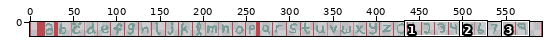
Pixel-art file, stored at src/assets/art/font_small.aseprite. The picture above shows the old version from afar; the outline marks the close-up.
Close-up. Before the commit:
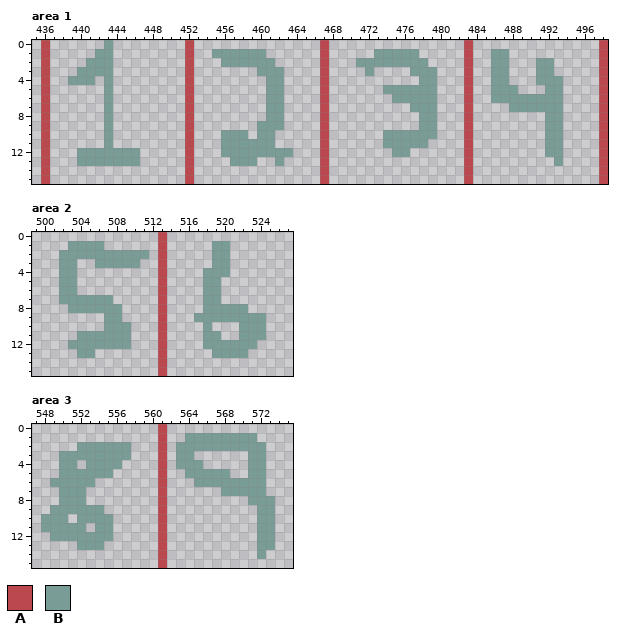
592x16 pixels, 1 frame. Shown: area 1: x 435..498, y 0..15; area 2: x 499..527, y 0..15; area 3: x 547..575, y 0..15.
Palette (. is transparent): A #bb474f  B #7a9c96
Pixels before, area 1, first column x 436:
 0 A......B........A..............A...............A..............A
 1 A.....BB........A..BBBBBB......A.....BBBBB.....A..BB..........A
 2 A....BBB........A...BBBBBB.....A...BBBBBBBB....A..BB...BB.....A
 3 A...BBBB........A.......BBB....A....B....BBB...A..BB...BB.....A
 4 A..BBB.B........A........BB....A..........BB...A..BB...BBB....A
 5 A......B........A........BB....A......BBBBBB...A..BBB...BB....A
 6 A......B........A........BB....A.......BBBBB...A..BBBBBBBB....A
 7 A......B........A........BB....A.........BBB...A....BBBBBB....A
 8 A......B........A........BB....A..........BB...A........BB....A
 9 A......B........A.......BBB....A..........BB...A........BB....A
10 A......B........A...BBB.BB.....A......BBBBBB...A........BB....A
11 A......B........A...BBBBBB.....A......BBBBB....A........BB....A
12 A...BBBBBBB.....A...BBBBBBBB...A.......BB......A........BB....A
13 A...BBBBBBB.....A....BBB..B....A...............A.........B....A
14 A...............A..............A...............A..............A
15 A...............A..............A...............A..............A
Pixels before, area 2, first column x 502:
 0 ...........A...........
 1 .BBBB......A.....BB....
 2 BBBBBBBBBB.A.....BB....
 3 BB..BBBBB..A.....BB....
 4 BB.........A....BBB....
 5 BB.........A....BB.....
 6 BB.........A....BB.....
 7 BBBBBB.....A....BB.....
 8 .BBBBBB....A....BBBBB..
 9 .....BB....A...BBBBBBBB
10 .....BBB...A....B...BBB
11 ..BBBBBB...A....BB..BBB
12 .BBBBBBB...A....BBBBBB.
13 ..BB.......A.....BBBB..
14 ...........A...........
15 ...........A...........
Pixels before, area 3, first column x 548:
 0 .............A............
 1 .............A..BBBBBBBB..
 2 ....BBBBBB...A.BBBBBBBBBB.
 3 ..BBBBBBBB...A.BB......BB.
 4 ..BB.BBBB....A.BBB.....BB.
 5 ..BBBBBB.....A..BBBBB..BB.
 6 .BBBBB.......A...BBBBBBBB.
 7 ..BBB........A......BBBBB.
 8 ..BBB........A.........BBB
 9 .BBBBBB......A..........BB
10 BBB.BBBB.....A..........BB
11 BBBBB.BB.....A..........BB
12 .BBBBBBB.....A..........BB
13 ....BBB......A..........BB
14 .............A..........B.
15 .............A............
New version:
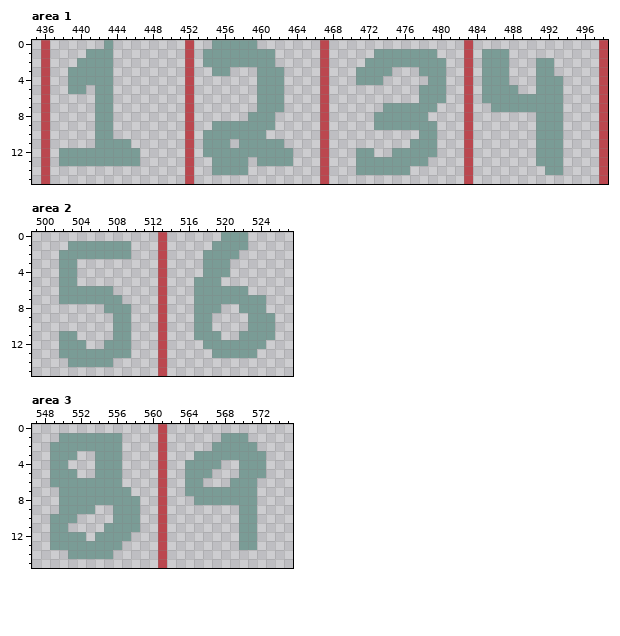
Diff:
Area 1:
y 0: x 455..459 ..... -> BBBBB
y 1: x 441 . -> B; x 454 . -> B; x 461 . -> B; x 478..479 .. -> BB; x 485 . -> B
y 2: x 440 . -> B; x 454..455 .. -> BB; x 471 B -> .; x 479..480 .. -> BB; x 485 . -> B
y 3: x 439 . -> B; x 455..456 .. -> BB; x 471 . -> B; x 473..474 .. -> BB; x 477 B -> .; x 480 . -> B; x 485 . -> B
y 4: x 442 . -> B; x 460 . -> B; x 471..473 ... -> BBB; x 478 B -> .; x 480 . -> B; x 485 . -> B
y 5: x 439..440 .. -> BB; x 442 . -> B; x 460 . -> B; x 474..477 BBBB -> ....; x 480 . -> B; x 485 . -> B; x 491 . -> B
y 6: x 442 . -> B; x 460 . -> B; x 475..477 BBB -> ...; x 480 . -> B; x 485 . -> B
y 7: x 442 . -> B; x 460 . -> B; x 474..476 ... -> BBB; x 486..487 .. -> BB
y 8: x 442 . -> B; x 459..460 .. -> BB; x 462 B -> .; x 473..477 ..... -> BBBBB; x 479 B -> .; x 491 . -> B
y 9: x 442 . -> B; x 455..459 ..... -> BBBBB; x 462 B -> .; x 473..477 ..... -> BBBBB; x 491 . -> B
y 10: x 442 . -> B; x 454..455 .. -> BB; x 459 . -> B; x 461 B -> .; x 474..477 BBBB -> ....; x 491 . -> B
y 11: x 442 . -> B; x 444..445 .. -> BB; x 454..455 .. -> BB; x 457 B -> .; x 462 . -> B; x 474..476 BBB -> ...; x 479 . -> B; x 491 . -> B
y 12: x 438..439 .. -> BB; x 454..455 .. -> BB; x 471..472 .. -> BB; x 477..479 ... -> BBB; x 491 . -> B
y 13: x 438..439 .. -> BB; x 455..456 .. -> BB; x 459..461 B.. -> .BB; x 463 . -> B; x 471..478 ........ -> BBBBBBBB; x 491..492 .. -> BB
y 14: x 455..458 .... -> BBBB; x 471..476 ...... -> BBBBBB; x 492..493 .. -> BB
Area 2:
y 0: x 520..522 ... -> BBB
y 1: x 507..509 ... -> BBB; x 521..522 .. -> BB
y 2: x 510..511 BB -> ..; x 518 . -> B; x 521 . -> B
y 3: x 506..510 BBBBB -> .....; x 518 . -> B
y 5: x 517 . -> B
y 6: x 504..507 .... -> BBBB; x 517 . -> B; x 520..522 ... -> BBB
y 7: x 508 . -> B; x 517 . -> B; x 520..524 ..... -> BBBBB
y 8: x 503..506 BBBB -> ....; x 509 . -> B; x 517 . -> B; x 520..521 BB -> ..; x 523..524 .. -> BB
y 9: x 507 B -> .; x 509 . -> B; x 519..522 BBBB -> ....; x 525 . -> B
y 10: x 507 B -> .; x 517 . -> B; x 522 B -> .; x 525 . -> B
y 11: x 502..507 ..BBBB -> BB....; x 517 . -> B; x 525 . -> B
y 12: x 502 . -> B; x 505..506 BB -> ..; x 524 . -> B
y 13: x 502..503 .. -> BB; x 506..509 .... -> BBBB; x 523 . -> B
y 14: x 503..507 ..... -> BBBBB
Area 3:
y 1: x 550..556 ....... -> BBBBBBB; x 564..567 BBBB -> ....; x 571 B -> .
y 2: x 549..551 ... -> BBB; x 557 B -> .; x 563..566 BBBB -> ....; x 572 B -> .
y 3: x 549 . -> B; x 552..553 BB -> ..; x 557 B -> .; x 563..570 BB...... -> ..BBBBBB
y 4: x 549 . -> B; x 551 B -> .; x 553 B -> .; x 563 B -> .; x 566..567 .. -> BB; x 570 . -> B
y 5: x 549 . -> B; x 552..553 BB -> ..; x 556 . -> B; x 567..568 BB -> ..; x 570 . -> B
y 6: x 554..556 ... -> BBB; x 564 . -> B; x 566..568 BBB -> ...; x 572 B -> .
y 7: x 553..557 ..... -> BBBBB; x 564..567 .... -> BBBB; x 572 B -> .
y 8: x 553..558 ...... -> BBBBBB; x 565..570 ...... -> BBBBBB; x 572..573 BB -> ..
y 9: x 549 B -> .; x 554 B -> .; x 556..558 ... -> BBB; x 570..573 ..BB -> BB..
y 10: x 548 B -> .; x 551..558 .BBBB... -> B....BBB; x 570..573 ..BB -> BB..
y 11: x 548 B -> .; x 551..552 BB -> ..; x 554 B -> .; x 556..558 ... -> BBB; x 570..573 ..BB -> BB..
y 12: x 553 B -> .; x 556..557 .. -> BB; x 570..573 ..BB -> BB..
y 13: x 549..551 ... -> BBB; x 555..556 .. -> BB; x 570..573 ..BB -> BB..
y 14: x 551..555 ..... -> BBBBB; x 572 B -> .
Changed places in both close-ups, as pixel boxes (x1, y1, x2, y2):
changed: (203, 40, 293, 175)
added: (59, 49, 131, 166)
changed: (356, 49, 563, 175)
changed: (194, 232, 275, 358)
changed: (59, 241, 149, 367)
changed: (41, 433, 140, 559)
changed: (176, 433, 275, 559)
